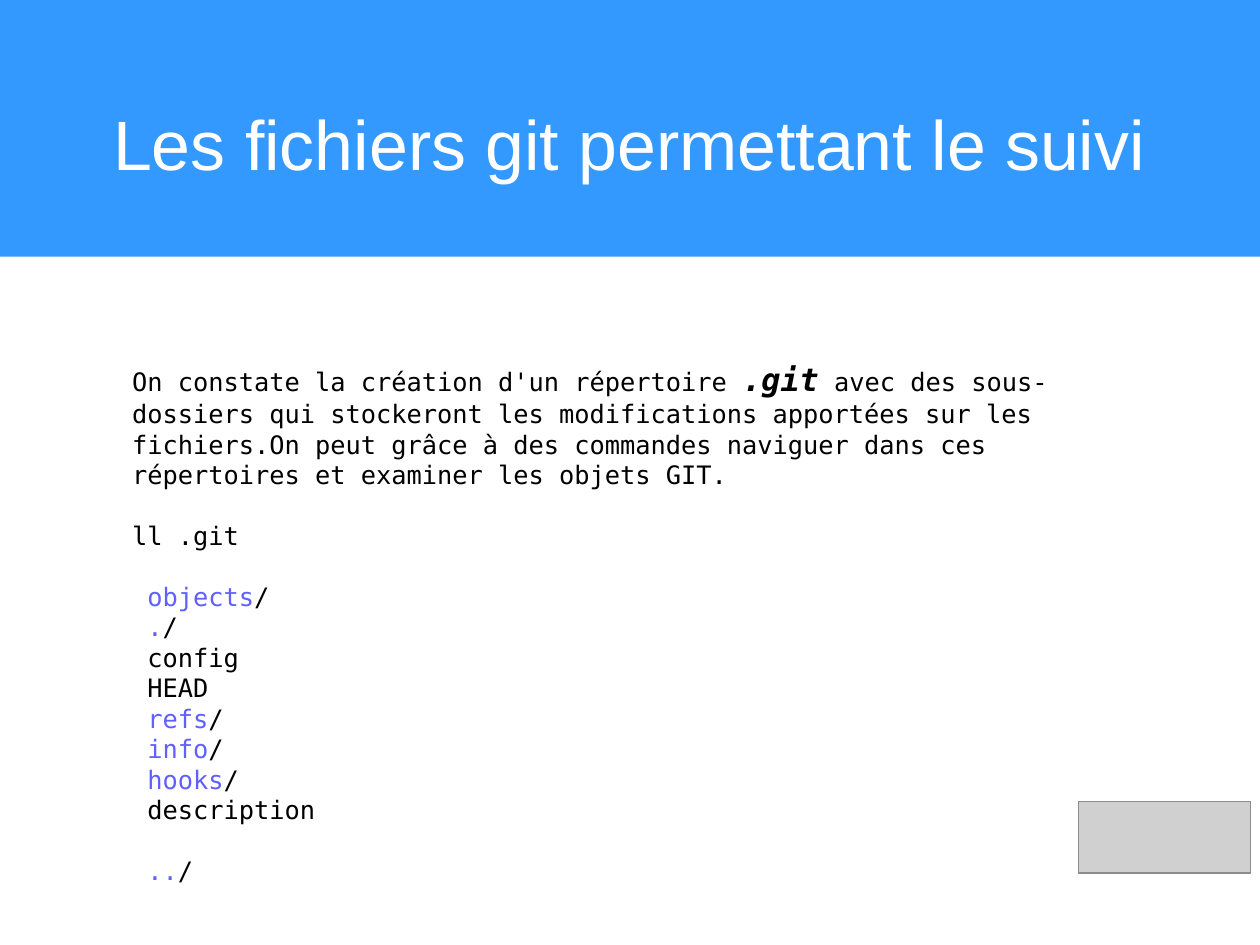
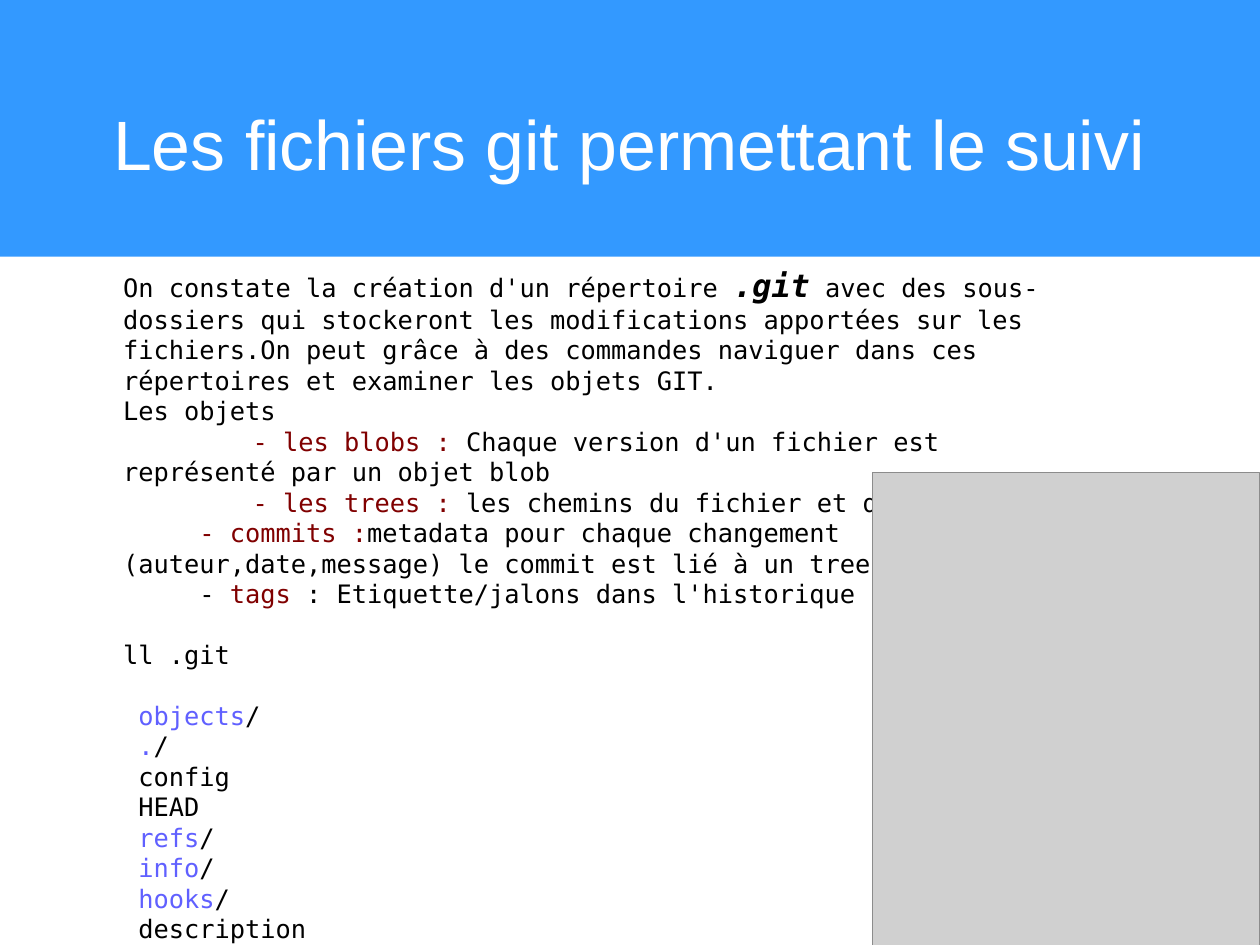
Before and after one commit to heylve/current, a slide deck: slide 6 of Presentations/git_explained.odp. Drawn at 1260x945 pixels with LibreOffice and Linux fonts; fonts in the diff are those of the drawing; grey boxes stand for pictures. Boxes give left, top, right and bottom in pixels: in the first picture for what was removed or moved away, otherwise in the second. Text is boxed around its words. In the diff, an @@ line names an element or a change of style, - is before the commit and + after.

```diff
--- a/Presentations/git_explained.odp
+++ b/Presentations/git_explained.odp
@@ text "On constate la création d'un ...": place and size @@
-text "On constate la création d'un ..." at <box>132,365,1047,825</box>
+text "On constate la création d'un ..." at <box>123,271,1038,944</box>
@@ text at <box>123,400,939,609</box>: paragraphs added @@
+Les objets
+- les blobs : Chaque version d'un fichier est représenté par un objet blob
+- les trees : les chemins du fichier et des metadata
+- commits :metadata pour chaque changement (auteur,date,message) le commit est lié à un tree
+- tags : Etiquette/jalons dans l'historique
@@ picture: place and size @@
-picture at <box>1079,802,1252,872</box>
+picture at <box>874,472,1260,945</box>
```
Also in this commit, not shown: 5 other slides changed, 1 slide added, 1 other file.
